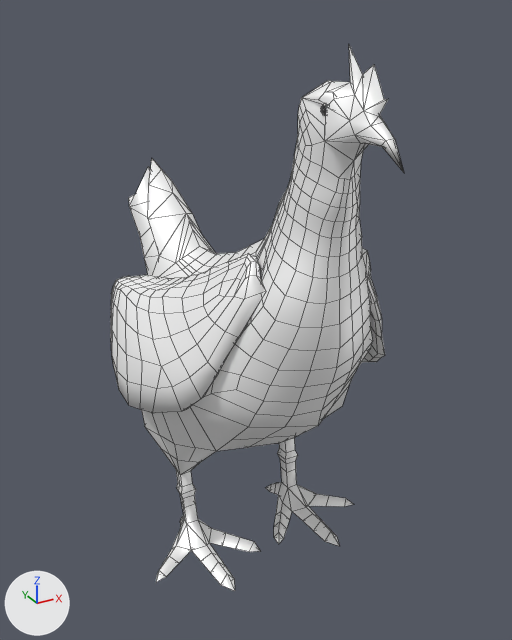
The FBX model Assets/Animals_FREE/Meshes/chicken.fbx, before and after one commit.
One viewpoint serves both versions: a 50 mm lens placed at (-0.35, -0.603, 0.627), pointed at (0.029, 0.086, 0.282). Every picture has the same lights, and +X, +Y and +Z are marked at lower left. Mesh edges are drawn as thin lines. Where no turn or scale is listed for an object, it has been applied to the vertices. Vertices at the same position are counted once.

The scene before the commit, as lines of its bpy script (objects in view):
```python
mat_material_003 = principled_material('material.003')
mat_material_003.base_color = (1.0, 1.0, 1.0)  # white #ffffff
mat_material_003.metallic = 0.355
mat_material_003.roughness = 0.553
me_mesh_003 = bpy.data.meshes.new('Mesh.003')
me_mesh_003.from_pydata(...)  # 1286 vertices, 1332 faces; spans x -0.147..0.146, y -0.15..0.412, z -0.006..0.594
me_mesh_003.materials.append(mat_material_003)  # white #ffffff
ob_chicken_001 = bpy.data.objects.new('chicken_001', me_mesh_003)
ob_chicken_001.location = (0.002, -0.022, 0.006)
```
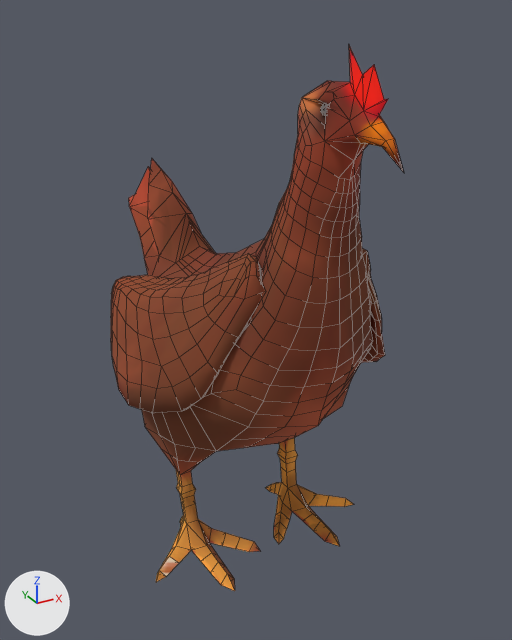
Boxes (x1, y1, x2, y2) around the edits, measured in the pictures (512 x 640 px):
'chicken_001', surface changed (white to brown)
    both: (111, 45, 404, 591)

The change in detail:
Picture 'FarmChicken.png' (img_farmchicken_png) is new.
In material 'material.003' (mat_material_003), base_color is no longer (1.0, 1.0, 1.0), white #ffffff.
In material 'material.003' (mat_material_003), texture is now set to img_farmchicken_png.
In material 'material.003' (mat_material_003), roughness goes from 0.553 to 1.0.
me_mesh_003 has 1286 vertices, 1332 faces and spans x -0.147..0.146, y -0.15..0.412, z -0.006..0.594.
me_mesh_003 is used by ob_chicken_001; location (0.002, -0.022, 0.006).
me_mesh_003 part 1: texture (UV) coordinates of 1332 of 1332 faces, centred in x -0.145..0.141, y -0.137..0.383, z -0.004..0.574, changed; they spanned u 0.02..0.96, v 0.02..0.98 and now span u 0.02..0.98, v 0.02..0.97.
